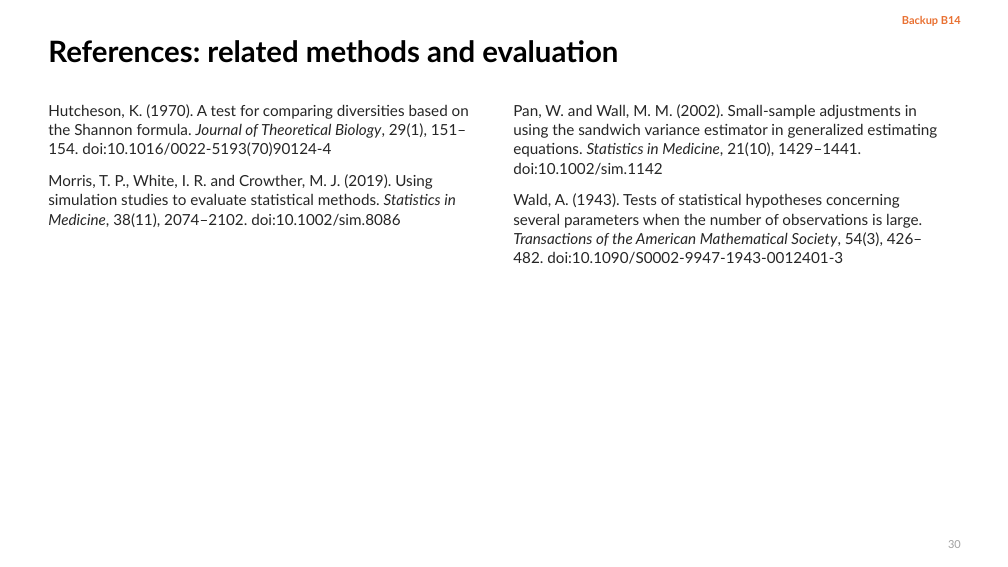
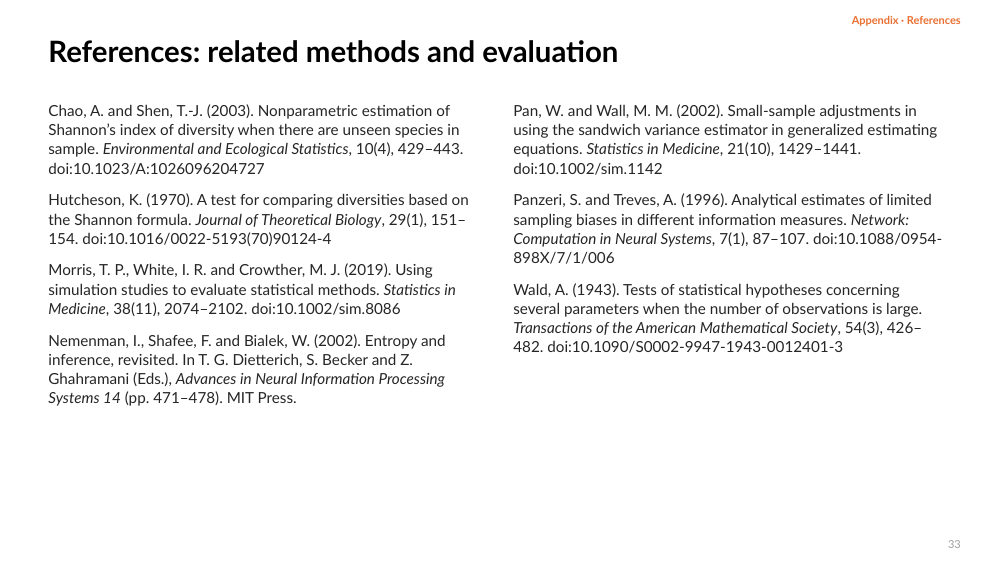
Before and after one commit to dzhao61/MCSResearchSimulations, a slide deck: slide 33 of Thesis Presentation/Daniel_Zhao_Welch_MI_Presentation.pptx (slide 30 before the commit). Drawn at 1008x567 pixels with LibreOffice and Linux fonts; fonts in the diff are those of the drawing. Boxes give left, top, right and bottom in pixels: in the first picture for what was removed or moved away, otherwise in the second. Text is boxed around its words. In the diff, an @@ line names an element or a change of style, - is before the commit and + after.

```diff
--- a/Thesis Presentation/Daniel_Zhao_Welch_MI_Presentation.pptx
+++ b/Thesis Presentation/Daniel_Zhao_Welch_MI_Presentation.pptx
@@ text at bbox=[852, 16, 961, 26]: text changed @@
-Backup B14
+Appendix · References
@@ text at bbox=[48, 104, 463, 175]: paragraph added @@
+Chao, A. and Shen, T.-J. (2003). Nonparametric estimation of Shannon’s index of diversity when there are unseen species in sample. Environmental and Ecological Statistics, 10(4), 429–443. doi:10.1023/A:1026096204727
@@ text at bbox=[513, 193, 942, 264]: paragraph added @@
+Panzeri, S. and Treves, A. (1996). Analytical estimates of limited sampling biases in different information measures. Network: Computation in Neural Systems, 7(1), 87–107. doi:10.1088/0954-898X/7/1/006
@@ text at bbox=[48, 334, 446, 406]: paragraph added @@
+Nemenman, I., Shafee, F. and Bialek, W. (2002). Entropy and inference, revisited. In T. G. Dietterich, S. Becker and Z. Ghahramani (Eds.), Advances in Neural Information Processing Systems 14 (pp. 471–478). MIT Press.
@@ page number at bbox=[948, 540, 961, 548]: text changed @@
-30
+33
```
Also in this commit, not shown: 24 other slides changed, 6 slides added, 3 slides removed, 14 other files.
